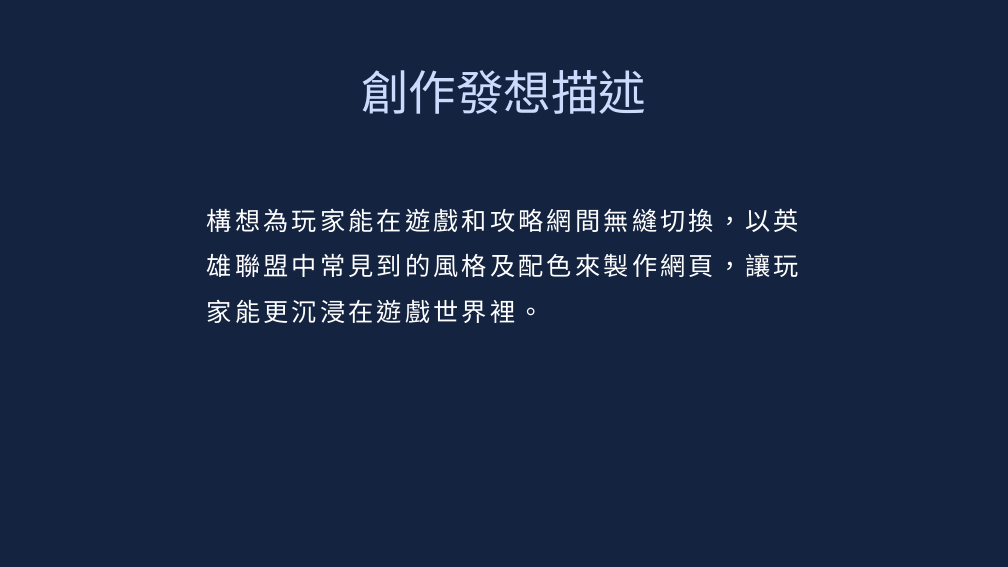
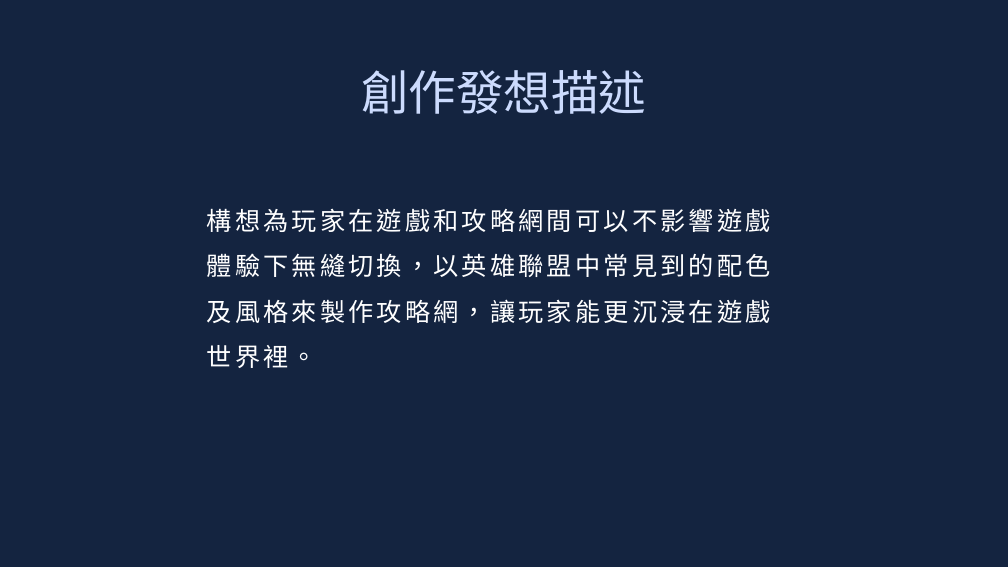
Before and after one commit to leonasdev/WebMidProject, a slide deck: slide 9 of 企劃書.pptx. Drawn at 1008x567 pixels with LibreOffice and Linux fonts; fonts in the diff are those of the drawing. Boxes give left, top, right and bottom in pixels: in the first picture for what was removed or moved away, otherwise in the second. Text is boxed around its words. In the diff, an @@ line names an element or a change of style, - is before the commit and + after.

```diff
--- a/企劃書.pptx
+++ b/企劃書.pptx
@@ text at [207,208,771,368]: text changed @@
-構想為玩家能在遊戲和攻略網間無縫切換，以英雄聯盟中常見到的風格及配色來製作網頁，讓玩家能更沉浸在遊戲世界裡。
+構想為玩家在遊戲和攻略網間可以不影響遊戲體驗下無縫切換，以英雄聯盟中常見到的配色及風格來製作攻略網，讓玩家能更沉浸在遊戲世界裡。
```
Also in this commit, not shown: 1 other slide changed.
